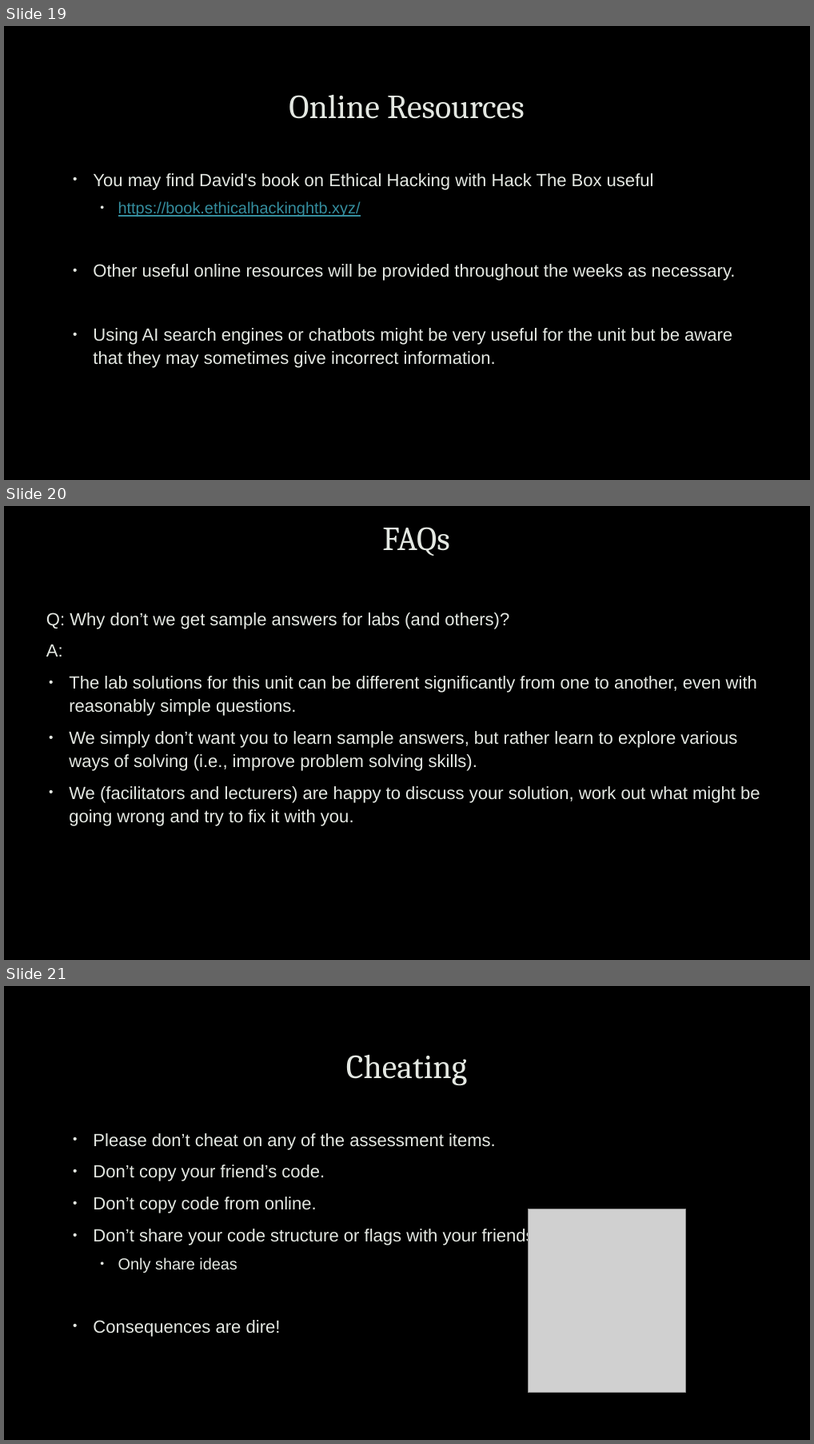
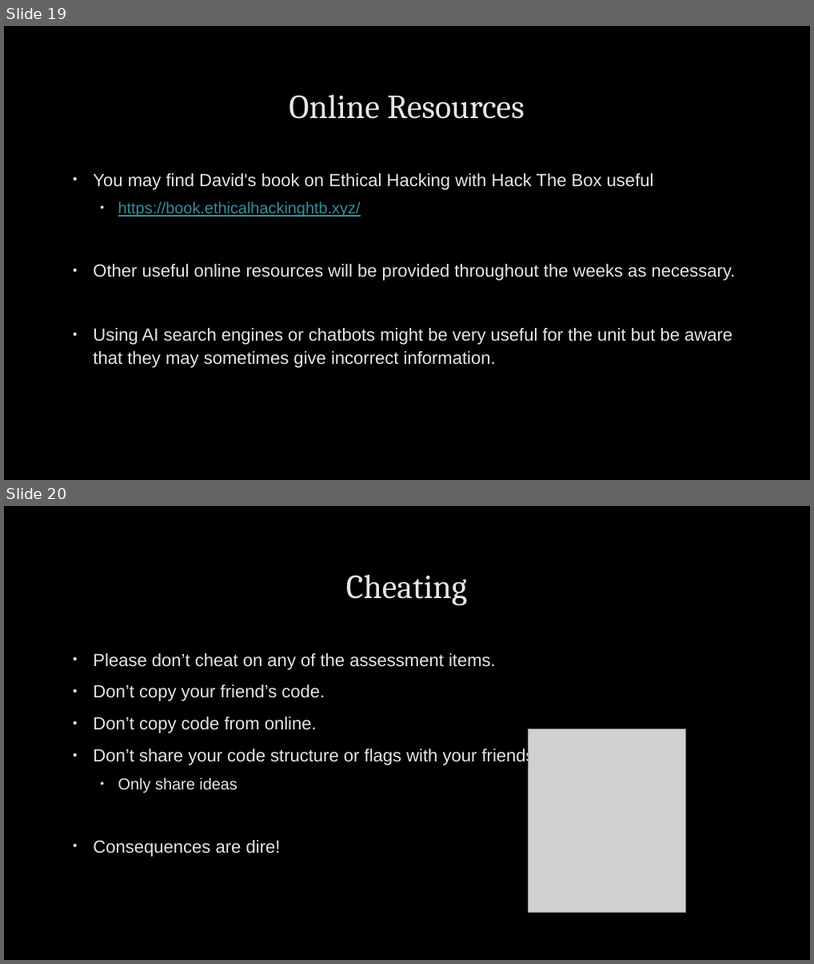
Before and after one commit to robert-mcknight/citx1003, a slide deck: cits1003-lecture_slides/CITX1003-0 Overview.pptx. Shown one above the other, each under a label of ours: slides 19, 20 and 21 before the commit, slides 19 and 20 after it. The pictures are 814x1444 and 814x964 pixels, drawn with LibreOffice and Linux fonts; fonts in the diff are those of the drawing; grey boxes stand for pictures; background and template pictures are left out. Boxes give left, top, right and bottom in pixels: in the first picture for what was removed or moved away, otherwise in the second. Text is boxed around its words. In the diff, an @@ line names an element or a change of style, - is before the commit and + after.

```diff
--- a/cits1003-lecture_slides/CITX1003-0 Overview.pptx
+++ b/cits1003-lecture_slides/CITX1003-0 Overview.pptx
@@ slide 20 removed at (4, 506, 810, 960), background picture (left out) @@
@@ title removed at (382, 527, 450, 556) @@
-FAQs
@@ text removed at (46, 612, 761, 826) @@
-Q: Why don’t we get sample answers for labs (and others)?
-A:
-• The lab solutions for this unit can be different significantly from one to another, even with reasonably simple questions.
-• We simply don’t want you to learn sample answers, but rather learn to explore various ways of solving (i.e., improve problem solving skills).
-• We (facilitators and lecturers) are happy to discuss your solution, work out what might be going wrong and try to fix it with you.
@@ what was slide 21 is now slide 20 @@
```
Also in this commit, not shown: 3 slides changed.
